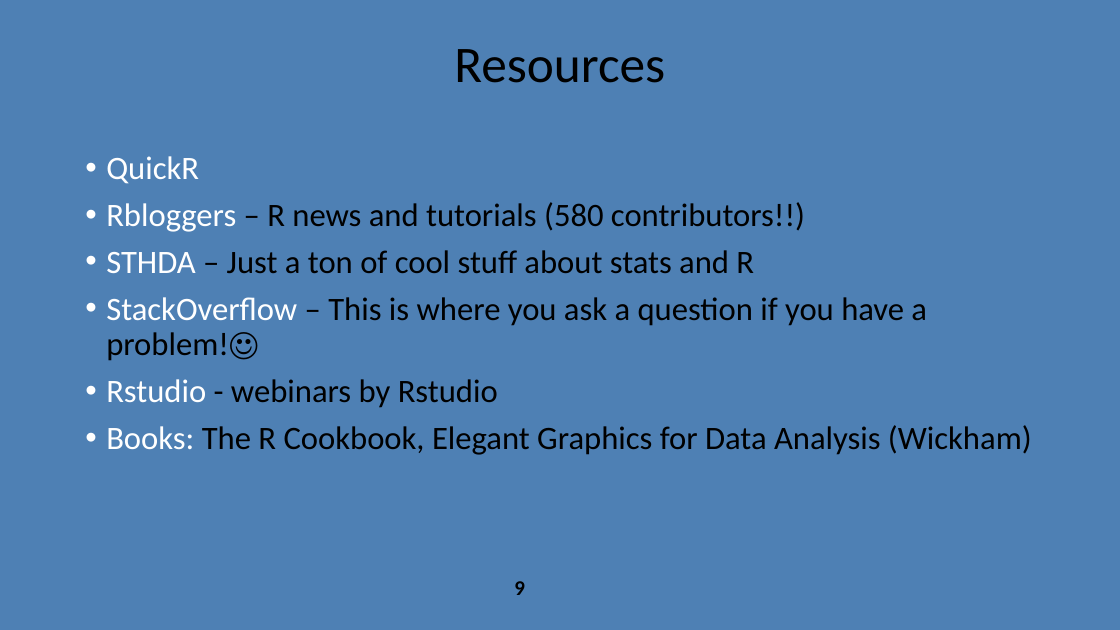
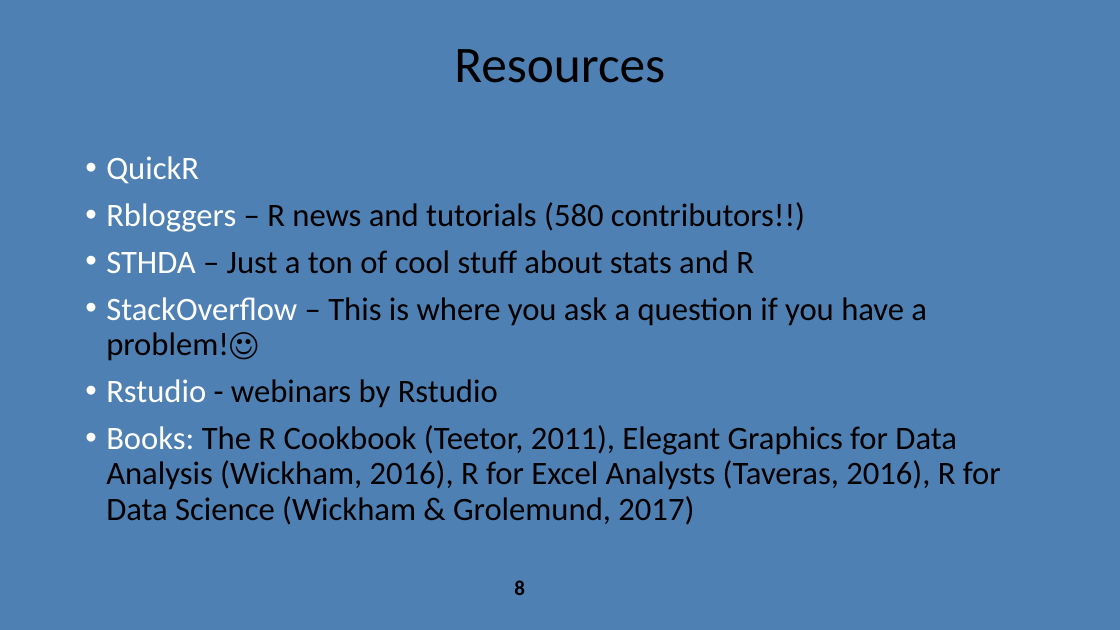
Before and after one commit to Primesty/WhyR, a slide deck: slide 8 of WhyR.pptx (slide 9 before the commit). Drawn at 1120x630 pixels with LibreOffice and Linux fonts; fonts in the diff are those of the drawing; background and template pictures are left out. Boxes give left, top, right and bottom in pixels: in the first picture for what was removed or moved away, otherwise in the second. Text is boxed around its words. In the diff, an @@ line names an element or a change of style, - is before the commit and + after.

```diff
--- a/WhyR.pptx
+++ b/WhyR.pptx
@@ text at (106, 425, 1001, 525): text changed @@
-• Books: The R Cookbook, Elegant Graphics for Data Analysis (Wickham)
+• Books: The R Cookbook (Teetor, 2011), Elegant Graphics for Data Analysis (Wickham, 2016), R for Excel Analysts (Taveras, 2016), R for Data Science (Wickham & Grolemund, 2017)
@@ page number at (514, 580, 525, 595): text changed @@
-9
+8
```
Also in this commit, not shown: 3 other slides changed, 1 slide added, 3 slides removed, 2 other files.
